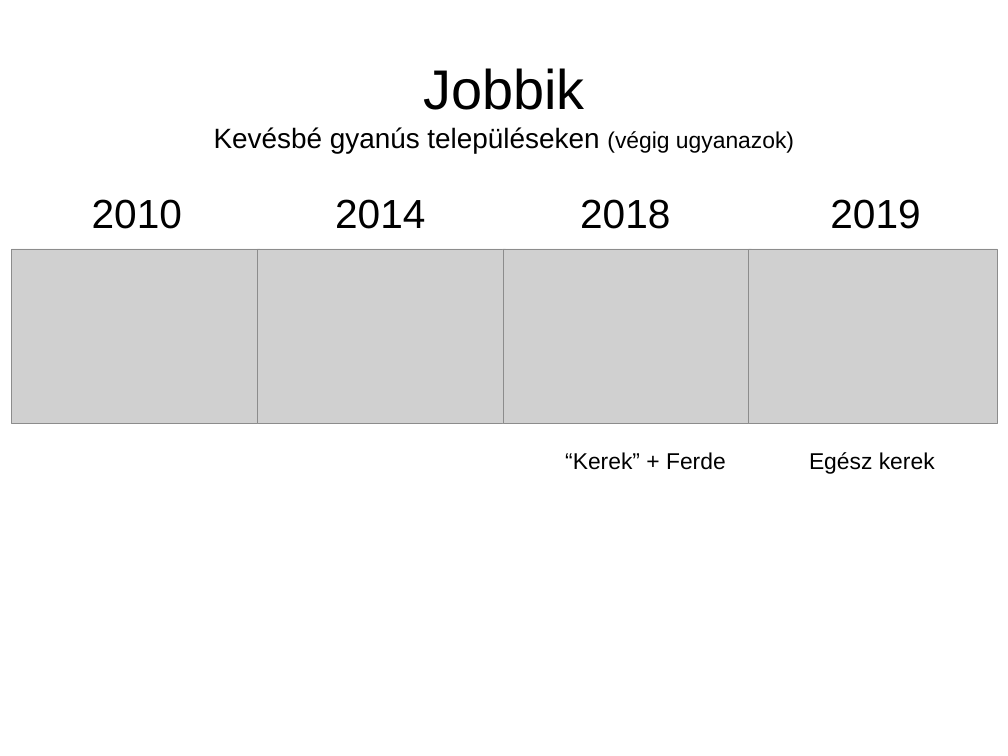
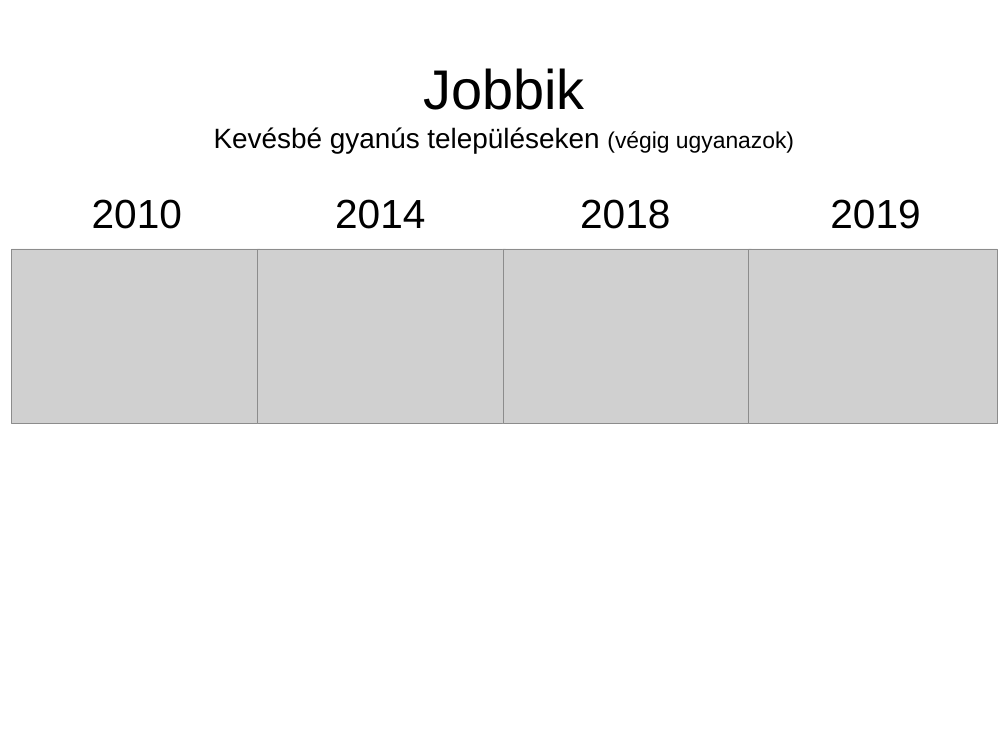
Before and after one commit to brezniczky/ep_elections_2019_hun, a slide deck: slide 17 of slides/hun/EDITED VERSION A 2018-2019-es választásokról dióhéjban.pptx. Drawn at 1008x756 pixels with LibreOffice and Linux fonts; fonts in the diff are those of the drawing; grey boxes stand for pictures. Boxes give left, top, right and bottom in pixels: in the first picture for what was removed or moved away, otherwise in the second. Text is boxed around its words. In the diff, an @@ line names an element or a change of style, - is before the commit and + after.

```diff
--- a/slides/hun/EDITED VERSION A 2018-2019-es választásokról dióhéjban.pptx
+++ b/slides/hun/EDITED VERSION A 2018-2019-es választásokról dióhéjban.pptx
@@ text removed at [565,452,726,470] @@
-“Kerek” + Ferde
@@ text removed at [809,452,935,474] @@
-Egész kerek
```
Also in this commit, not shown: 10 other slides changed.
